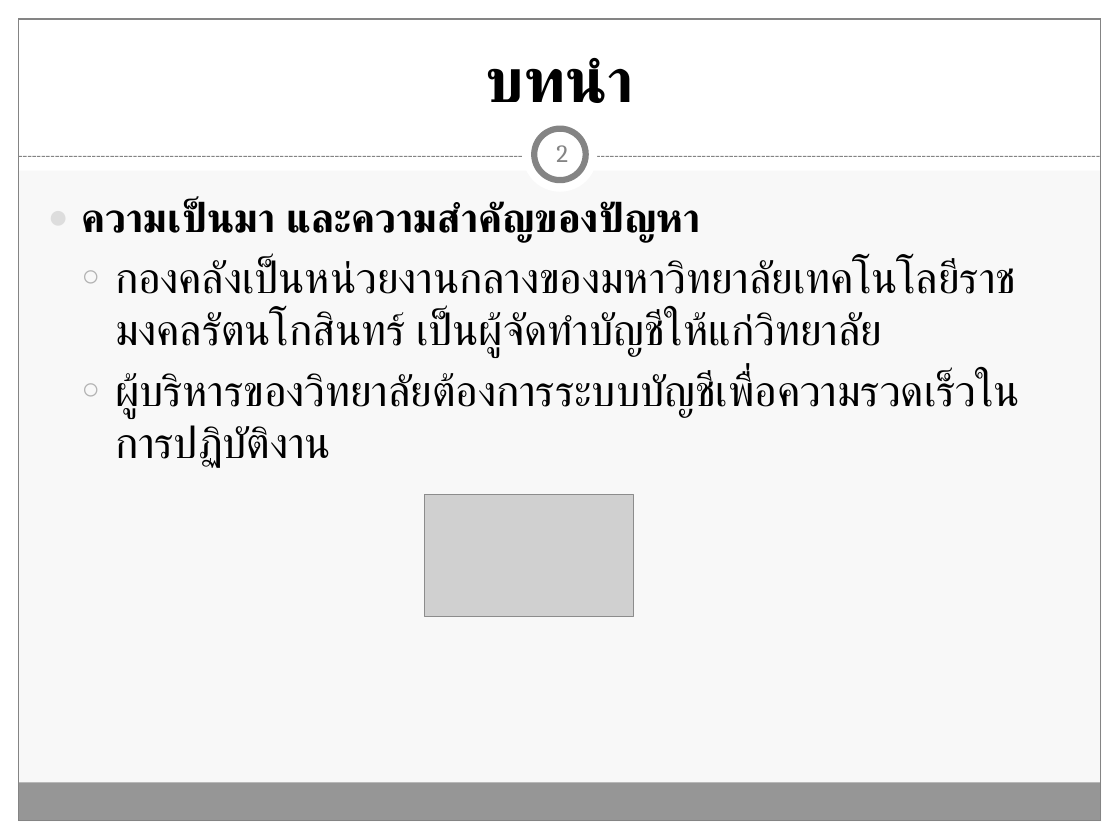
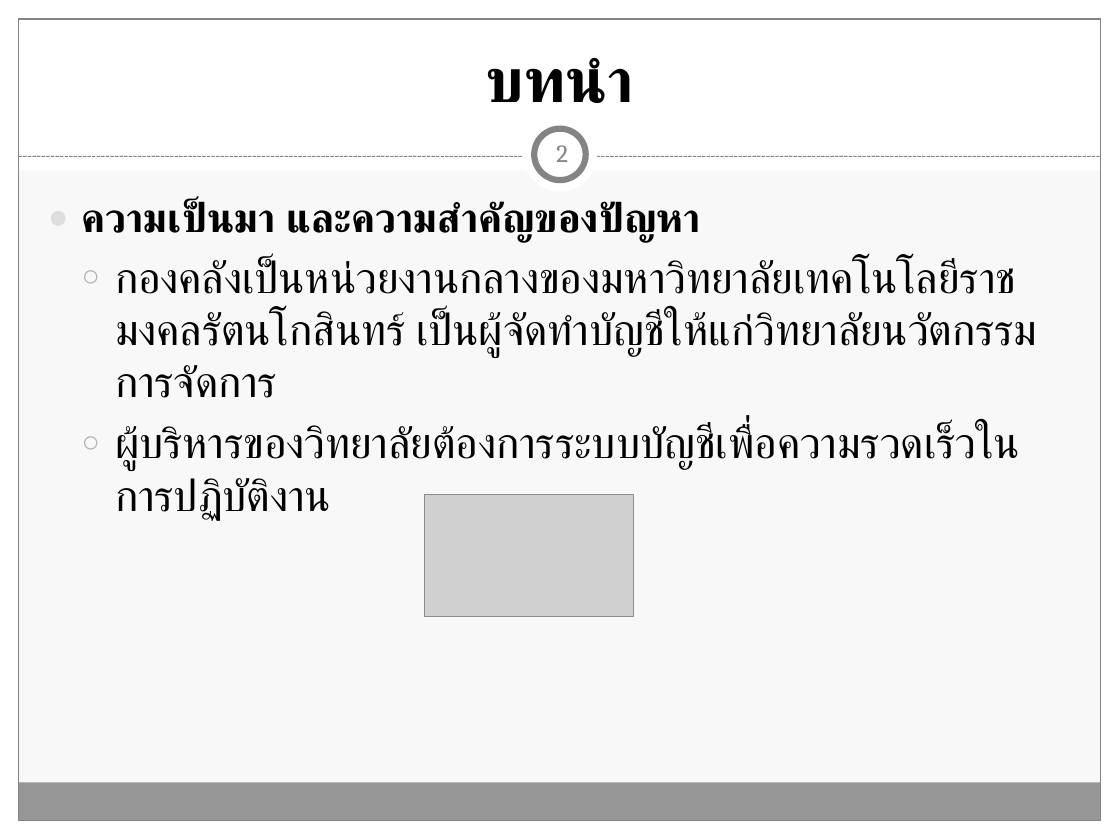
Before and after one commit to Tanandara/research, a slide deck: slide 2 of ฐานันดร์(โปรแกรมบัญชี RCIM)-Workshop (MBA).pptx. Drawn at 1120x840 pixels with LibreOffice and Linux fonts; fonts in the diff are those of the drawing; grey boxes stand for pictures. Boxes give left, top, right and bottom in pixels: in the first picture for what was removed or moved away, otherwise in the second. Text is boxed around its words. In the diff, an @@ line names an element or a change of style, - is before the commit and + after.

```diff
--- a/ฐานันดร์(โปรแกรมบัญชี RCIM)-Workshop (MBA).pptx
+++ b/ฐานันดร์(โปรแกรมบัญชี RCIM)-Workshop (MBA).pptx
@@ text at (115, 259, 1037, 398): text changed @@
-  ○ กองคลังเป็นหน่วยงานกลางของมหาวิทยาลัยเทคโนโลยีราชมงคลรัตนโกสินทร์ เป็นผู้จัดทำบัญชีให้แก่วิทยาลัย
+  ○ กองคลังเป็นหน่วยงานกลางของมหาวิทยาลัยเทคโนโลยีราชมงคลรัตนโกสินทร์ เป็นผู้จัดทำบัญชีให้แก่วิทยาลัยนวัตกรรมการจัดการ
```
Also in this commit, not shown: 3 other slides changed, 1 slide removed, 3 other files.
